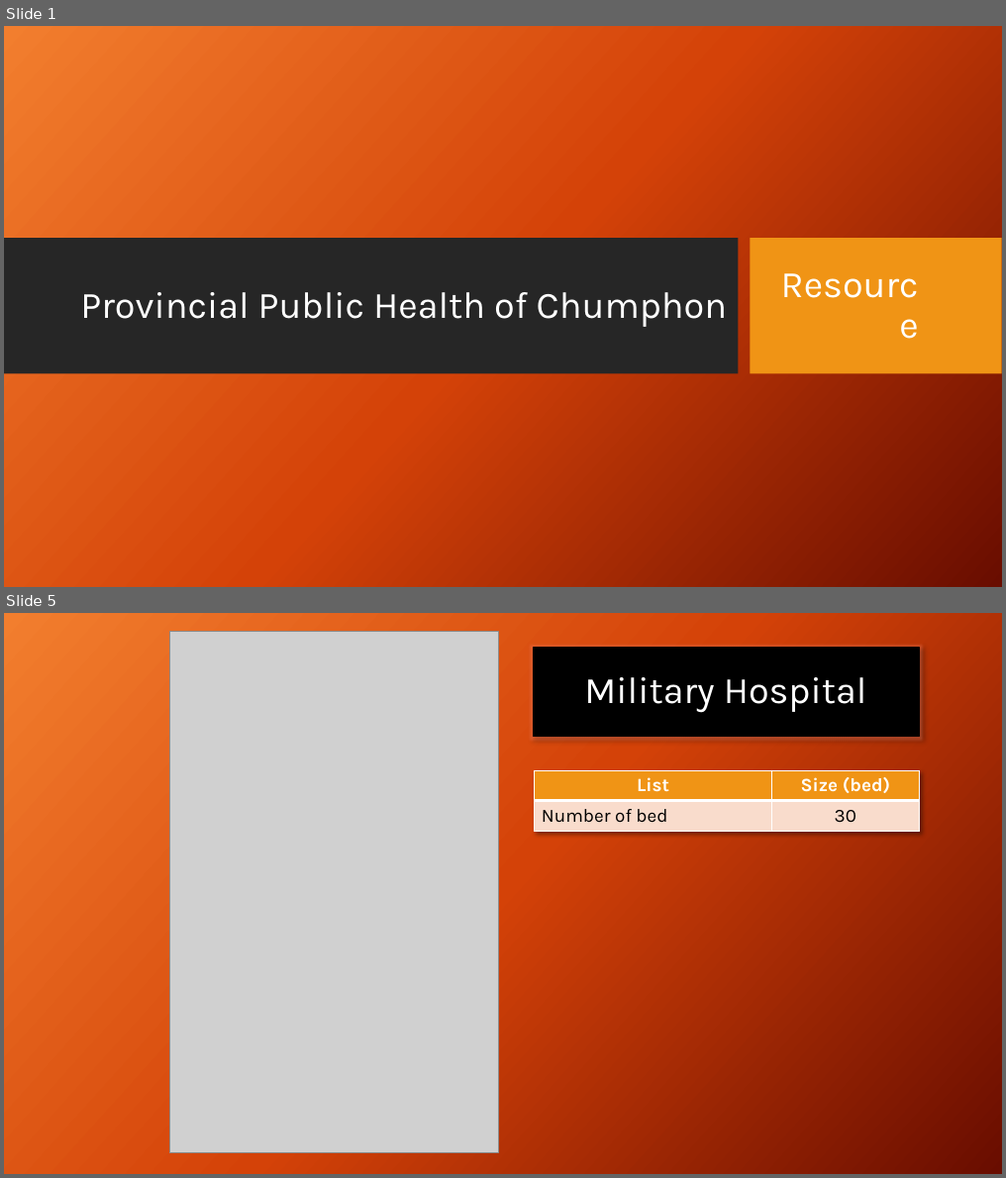
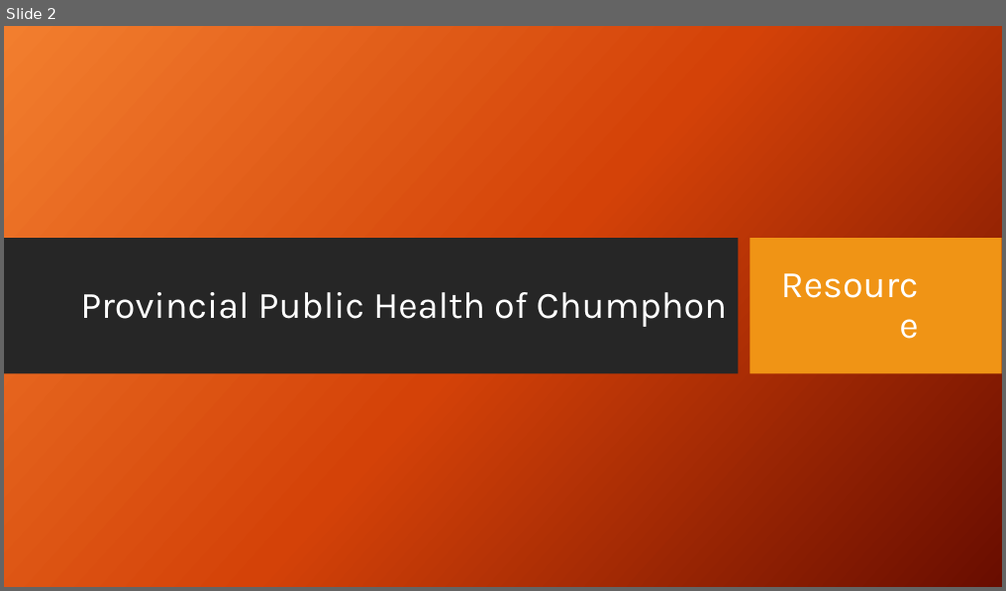
Before and after one commit to joblackpoc/Jobs_SSJ, a slide deck: gishealth_Eng.pptx. Shown one above the other, each under a label of ours: slides 1 and 5 before the commit, slide 2 after it; the slides between them are not shown. The pictures are 1006x1178 and 1006x591 pixels, drawn with LibreOffice and Linux fonts; fonts in the diff are those of the drawing; grey boxes stand for pictures; background and template pictures are left out. Boxes give left, top, right and bottom in pixels: in the first picture for what was removed or moved away, otherwise in the second. Text is boxed around its words. In the diff, an @@ line names an element or a change of style, - is before the commit and + after.

```diff
--- a/gishealth_Eng.pptx
+++ b/gishealth_Eng.pptx
@@ slide 5 removed at bbox=[4, 613, 1002, 1174], background gradient #F18031 to #D54209 to #6A0D00 @@
@@ picture removed at bbox=[169, 631, 498, 1154] @@
@@ title removed at bbox=[533, 648, 919, 736] @@
-Military Hospital
@@ table removed at bbox=[534, 771, 919, 832], 2 rows, 2 columns @@
-List | Size (bed)
-Number of bed | 30
@@ what was slide 1 is now slide 2 @@
```
Also in this commit, not shown: 4 slides changed, 4 slides added, 2 other slides removed, 2 other files.
